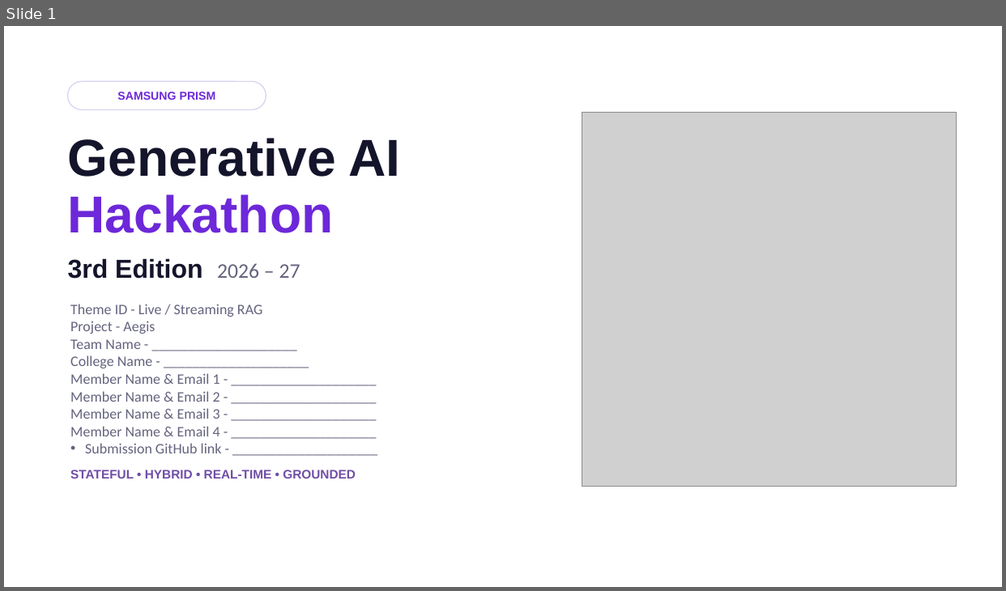
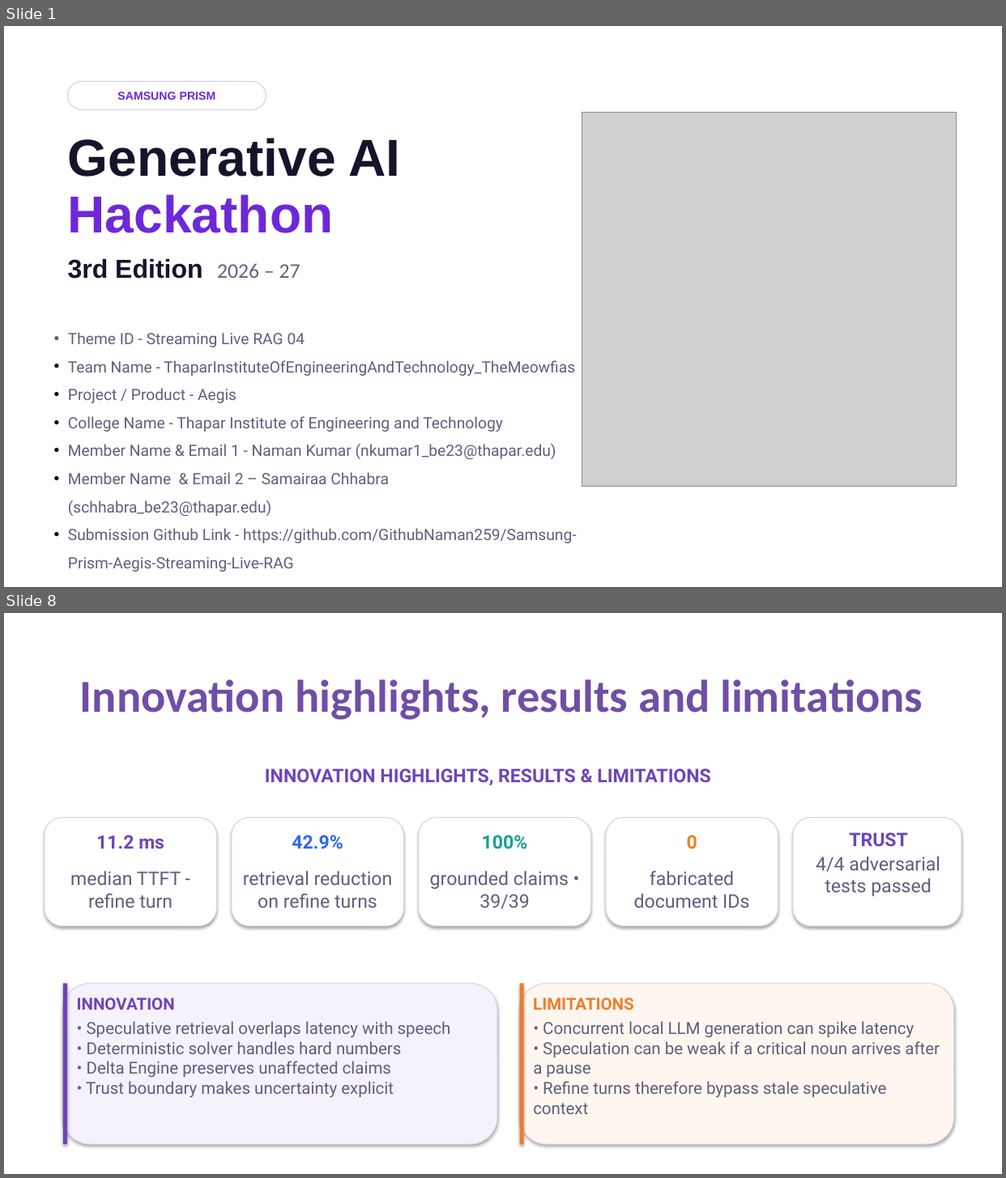
Before and after one commit to GithubNaman259/Samsung-Prism-Aegis-Streaming-Live-RAG, a slide deck: Aegis_Samsung_PRISM.pptx. Shown one above the other, each under a label of ours: slide 1 before the commit, slides 1 and 8 after it; the slides between them are not shown. The pictures are 1006x591 and 1006x1178 pixels, drawn with LibreOffice and Linux fonts; fonts in the diff are those of the drawing; grey boxes stand for pictures. Boxes give left, top, right and bottom in pixels: in the first picture for what was removed or moved away, otherwise in the second. Text is boxed around its words. In the diff, an @@ line names an element or a change of style, - is before the commit and + after.

```diff
--- a/Aegis_Samsung_PRISM.pptx
+++ b/Aegis_Samsung_PRISM.pptx
@@ slide 8 added at bbox=[4, 613, 1002, 1174], background #FFFFFF @@
@@ title added at bbox=[80, 679, 923, 720], 44 pt, text #704EA6, bold @@
+Innovation highlights, results and limitations
@@ text added at bbox=[265, 769, 710, 786], 18 pt, text #6F45B8, bold @@
+INNOVATION HIGHLIGHTS, RESULTS & LIMITATIONS
@@ rounded rectangle added at bbox=[44, 817, 216, 926], fill #FFFFFF, outline #DAD6E8 0.8 pt @@
@@ rounded rectangle added at bbox=[232, 817, 404, 926], fill #FFFFFF, outline #DAD6E8 0.8 pt @@
@@ rounded rectangle added at bbox=[419, 817, 591, 926], fill #FFFFFF, outline #DAD6E8 0.8 pt @@
@@ rounded rectangle added at bbox=[606, 817, 778, 926], fill #FFFFFF, outline #DAD6E8 0.8 pt @@
@@ rounded rectangle added at bbox=[793, 817, 961, 926], fill #FFFFFF, outline #DAD6E8 0.8 pt @@
@@ text added at bbox=[96, 835, 164, 849], 18 pt, text #6F45B8, bold @@
+11.2 ms
@@ text added at bbox=[292, 835, 343, 849], 18 pt, text #2D68F2, bold @@
+42.9%
@@ text added at bbox=[482, 835, 528, 850], 18 pt, text #11A094, bold @@
+100%
@@ text added at bbox=[687, 835, 697, 849], 18 pt, text #EE7E2B, bold @@
+0
@@ text added at bbox=[849, 833, 908, 846], 18 pt, text #6F45B8, bold @@
+TRUST
@@ text added at bbox=[70, 871, 181, 908], 18 pt, text #5E5F7D @@
+median TTFT - refine turn
@@ text added at bbox=[243, 871, 393, 908], 18 pt, text #5E5F7D @@
+retrieval reduction on refine turns
@@ text added at bbox=[430, 871, 569, 909], 18 pt, text #5E5F7D @@
+grounded claims • 39/39
@@ text added at bbox=[634, 871, 749, 908], 18 pt, text #5E5F7D @@
+fabricated document IDs
@@ text added at bbox=[816, 856, 940, 897], 18 pt, text #5E5F7D @@
+4/4 adversarial tests passed
@@ rounded rectangle added at bbox=[63, 983, 497, 1144], fill #F6F2FC, outline #DAD6E8 0.8 pt @@
@@ rectangle added at bbox=[63, 983, 68, 1144], fill #6F45B8 @@
@@ text added at bbox=[77, 998, 175, 1010], 16 pt, text #6F45B8, bold @@
+INNOVATION
@@ rounded rectangle added at bbox=[520, 983, 954, 1144], fill #FFF7EF, outline #DAD6E8 0.8 pt @@
@@ rectangle added at bbox=[520, 983, 524, 1144], fill #EE7E2B @@
@@ text added at bbox=[533, 998, 633, 1010], 16 pt, text #EE7E2B, bold @@
+LIMITATIONS
@@ text added at bbox=[86, 1021, 451, 1098], 16 pt, text #5E5F7D @@
+• Speculative retrieval overlaps latency with speech
+• Deterministic solver handles hard numbers
+• Delta Engine preserves unaffected claims
+• Trust boundary makes uncertainty explicit
@@ text added at bbox=[533, 1021, 940, 1098], 16 pt, text #5E5F7D @@
+• Concurrent local LLM generation can spike latency
+• Speculation can be weak if a critical noun arrives after a pause
+• Refine turns therefore bypass stale speculative context
@@ slide 1 changed as well @@
@@ text at bbox=[68, 332, 576, 572]: text changed; size 14 to 15 pt; font Calibri to Roboto; text colour #63637E to #5E5F7D @@
-• Theme ID - Live / Streaming RAG
-  Project - Aegis
-  Team Name - ____________________
-  College Name - ____________________
-  Member Name & Email 1 - ____________________
-  Member Name & Email 2 - ____________________
-  Member Name & Email 3 - ____________________
-  Member Name & Email 4 - ____________________
-  Submission GitHub link - ____________________
+• Theme ID - Streaming Live RAG 04
+• Team Name - ThaparInstituteOfEngineeringAndTechnology_TheMeowfias
+• Project / Product - Aegis
+• College Name - Thapar Institute of Engineering and Technology
+• Member Name & Email 1 - Naman Kumar (nkumar1_be23@thapar.edu)
+• Member Name & Email 2 – Samairaa Chhabra (schhabra_be23@thapar.edu)
+• Submission Github Link - https://github.com/GithubNaman259/Samsung-Prism-Aegis-Streaming-Live-RAG
@@ text removed at bbox=[70, 470, 356, 479] @@
-STATEFUL • HYBRID • REAL-TIME • GROUNDED
```
Also in this commit, not shown: 9 other slides changed, 1 other slide added, 2 slides removed.
